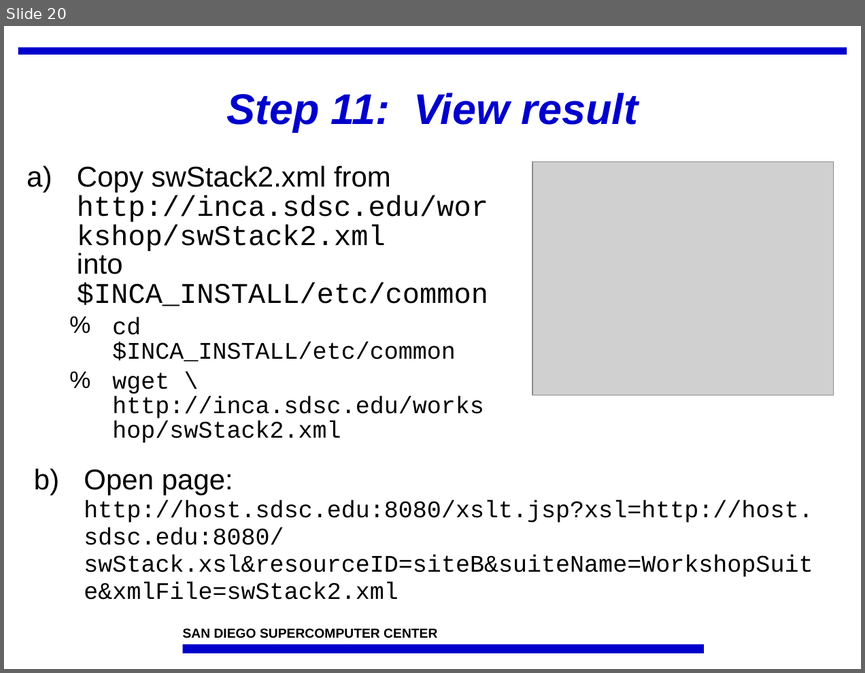
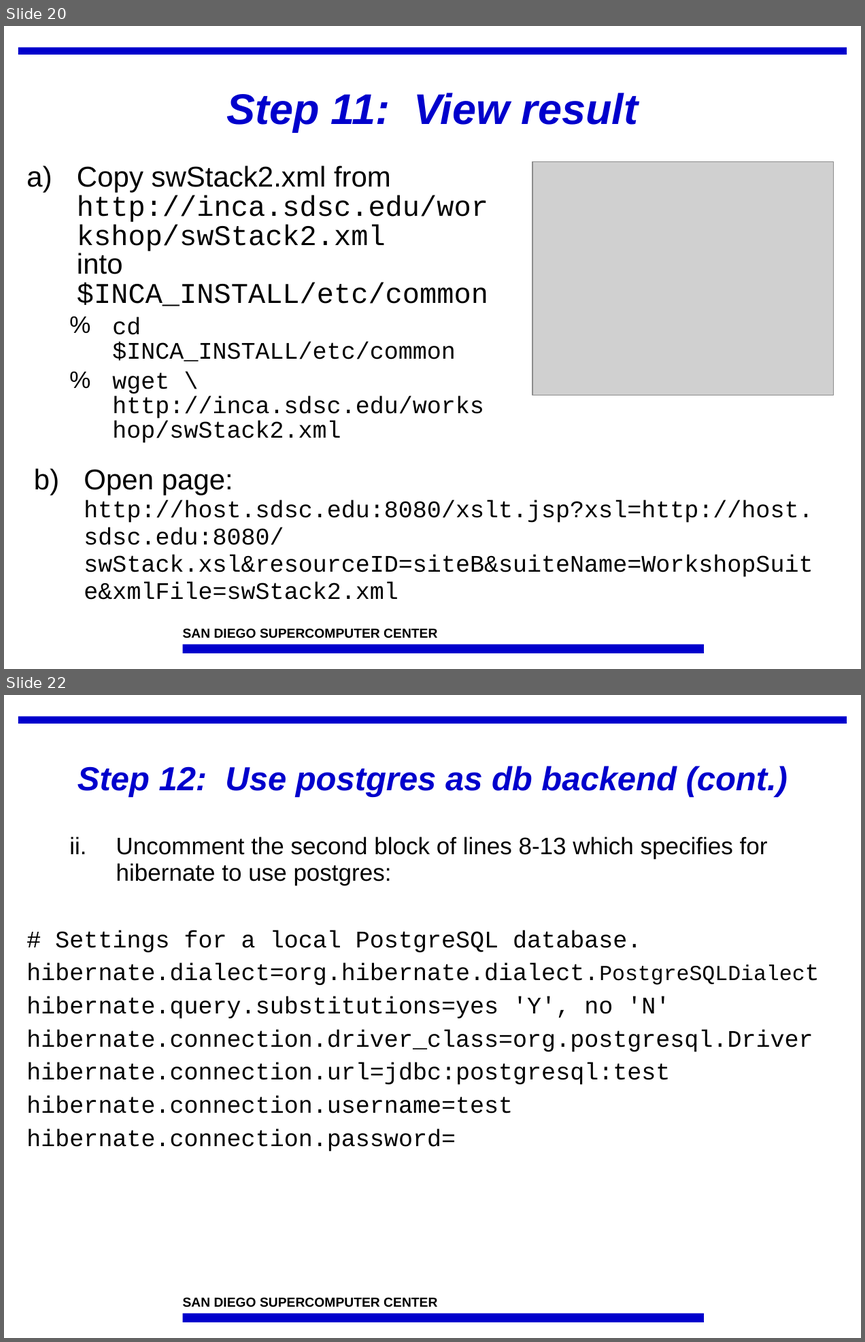
Before and after one commit to IncaProject/inca-xsede, a slide deck: talks/feb-06-workshop/deploy2.ppt. Shown one above the other, each under a label of ours: slide 20 before the commit, slides 20 and 22 after it; the slides between them are not shown. The pictures are 865x673 and 865x1342 pixels, drawn with LibreOffice and Linux fonts; fonts in the diff are those of the drawing; grey boxes stand for pictures; background and template pictures are left out. Boxes give left, top, right and bottom in pixels: in the first picture for what was removed or moved away, otherwise in the second. Text is boxed around its words. In the diff, an @@ line names an element or a change of style, - is before the commit and + after.

Commit message:
updated with postgres info

```diff
--- a/talks/feb-06-workshop/deploy2.ppt
+++ b/talks/feb-06-workshop/deploy2.ppt
@@ slide 22 added at (x1=4, y1=695, x2=861, y2=1338), background #FFFFFF; not listed: 3 template elements that a slide beside it also shows @@
@@ title added at (x1=77, y1=766, x2=787, y2=797), 28 pt, text #0000CC, bold, italic @@
+Step 12: Use postgres as db backend (cont.)
@@ text added at (x1=26, y1=836, x2=813, y2=1151), 20 pt, text #000000 @@
+  ii. Uncomment the second block of lines 8-13 which specifies for hibernate to use postgres:
+# Settings for a local PostgreSQL database.
+hibernate.dialect=org.hibernate.dialect.PostgreSQLDialect
+hibernate.query.substitutions=yes 'Y', no 'N'
+hibernate.connection.driver_class=org.postgresql.Driver
+hibernate.connection.url=jdbc:postgresql:test
+hibernate.connection.username=test
+hibernate.connection.password=
```
Also in this commit, not shown: 7 slides changed, 5 other slides added.
